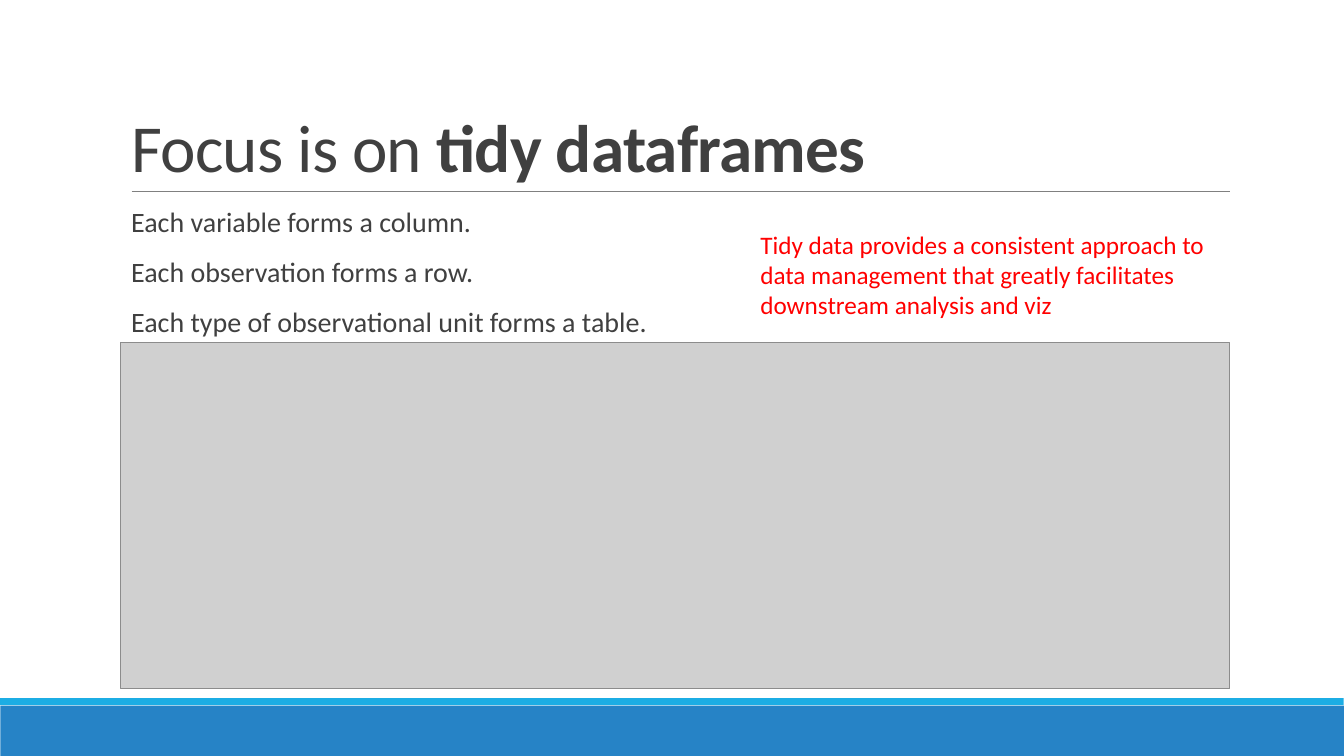
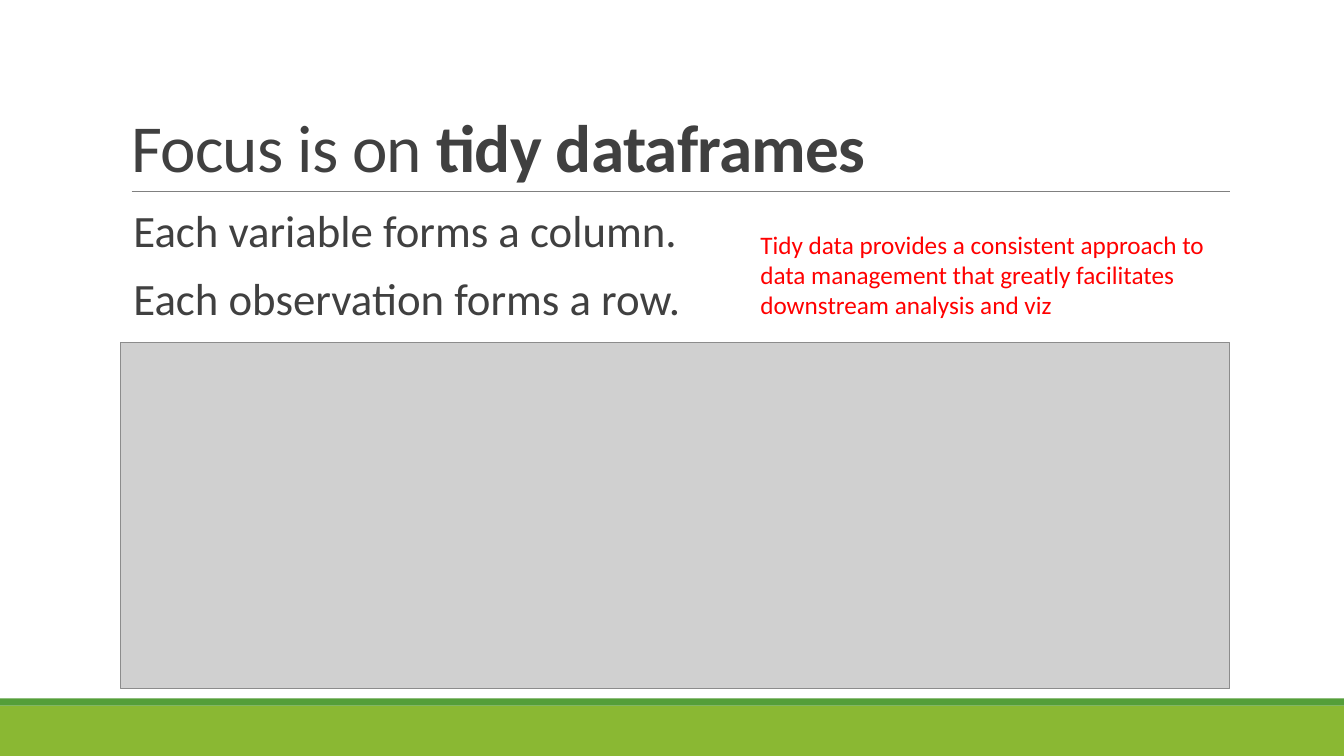
Before and after one commit to sjspielman/bio5312_fall2017, a slide deck: slide 22 of slides/day3_probability_tidyverse2.pptx (slide 5 before the commit). Drawn at 1344x756 pixels with LibreOffice and Linux fonts; fonts in the diff are those of the drawing; grey boxes stand for pictures. Boxes give left, top, right and bottom in pixels: in the first picture for what was removed or moved away, otherwise in the second. Text is boxed around its words. In the diff, an @@ line names an element or a change of style, - is before the commit and + after.

```diff
--- a/slides/day3_probability_tidyverse2.pptx
+++ b/slides/day3_probability_tidyverse2.pptx
@@ text "Each variable forms a column." at box(133, 216, 957, 396): size 20 to 32 pt; bullet colour #1CADE4 to #549E39 @@
@@ rectangle at box(0, 706, 1344, 756): fill #2683C6 to #8AB833 @@
@@ rectangle at box(0, 699, 1344, 706): fill #1CADE4 to #549E39 @@
```
Also in this commit, not shown: 5 other slides changed, 28 slides added, 2 slides removed, 3 other files.
